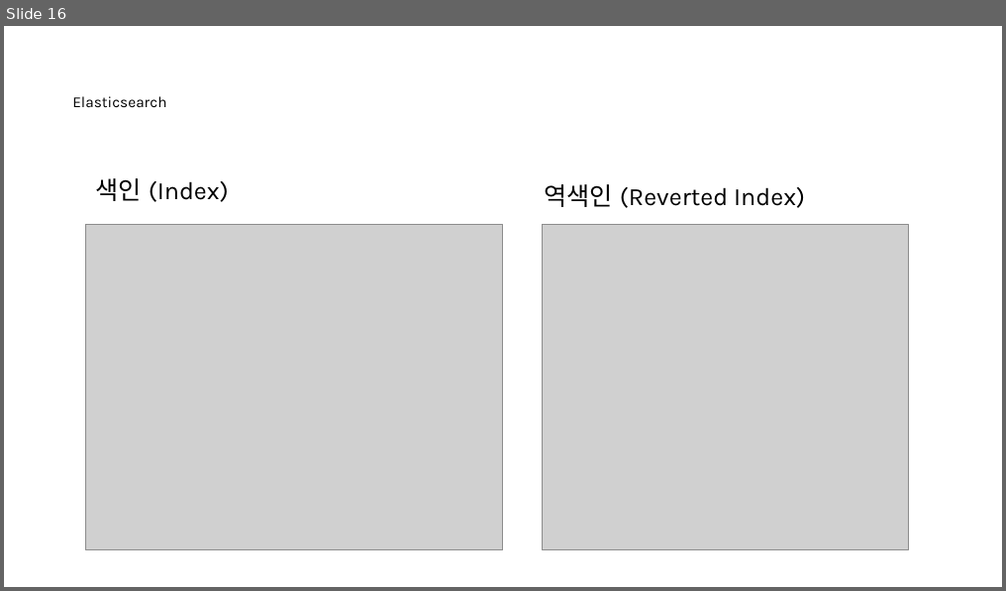
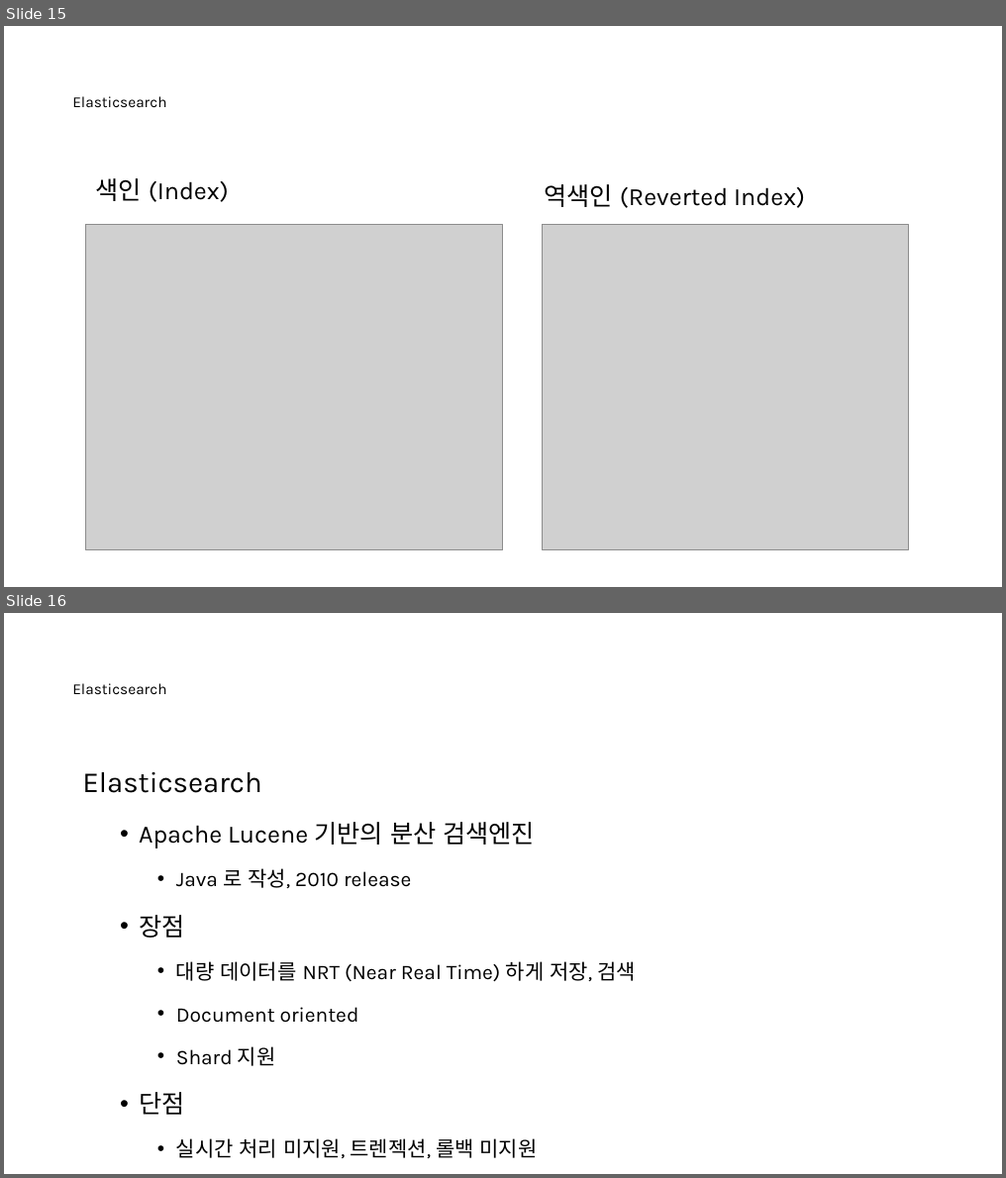
Before and after one commit to nayasis/fastcampus-hyper-webflux, a slide deck: 99.ppt/[Ch4-8. 결제 서비스 기능확장.pptx. Shown one above the other, each under a label of ours: slide 16 before the commit, slides 15 and 16 after it. The pictures are 1006x591 and 1006x1178 pixels, drawn with LibreOffice and Linux fonts; fonts in the diff are those of the drawing; grey boxes stand for pictures; background and template pictures are left out. Boxes give left, top, right and bottom in pixels: in the first picture for what was removed or moved away, otherwise in the second. Text is boxed around its words. In the diff, an @@ line names an element or a change of style, - is before the commit and + after.

```diff
--- a/99.ppt/[Ch4-8. 결제 서비스 기능확장.pptx
+++ b/99.ppt/[Ch4-8. 결제 서비스 기능확장.pptx
@@ slide 16 added at [4,613,1002,1174], background picture (left out) @@
@@ text added at [856,670,960,704], 12 pt, text #FFFFFF, bold @@
+  4.
@@ title added at [72,683,166,694], 11 pt, text #000000 @@
+Elasticsearch
@@ text added at [856,703,960,735], 8 pt, text #FFFFFF @@
+  Elasticsearch
@@ text added at [82,772,636,1158], 15 pt, text #000000 @@
+Elasticsearch
+  • Apache Lucene 기반의 분산 검색엔진
+    • Java 로 작성, 2010 release
+  • 장점
+    • 대량 데이터를 NRT (Near Real Time) 하게 저장, 검색
+    • Document oriented
+    • Shard 지원
+  • 단점
+    • 실시간 처리 미지원, 트렌젝션, 롤백 미지원
@@ what was slide 16 is now slide 15 @@
```
Also in this commit, not shown: 5 slides changed, 1 slide removed.
